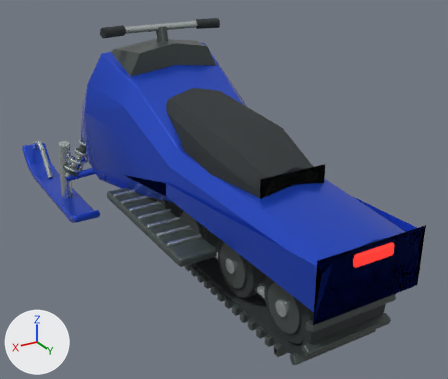
The Blender file source_blender/Snowmobile.blend as it was, and as the next commit left it.
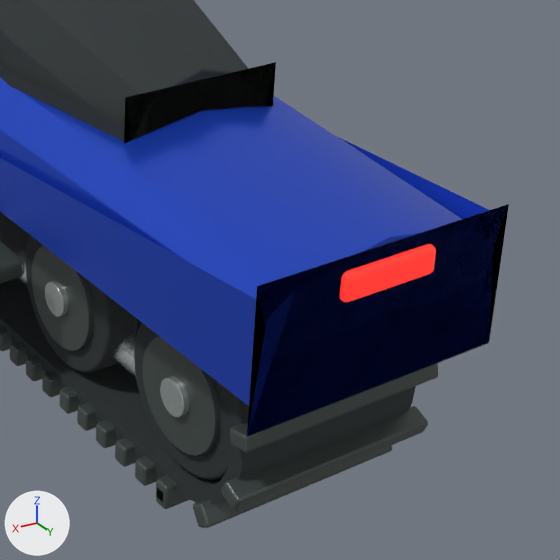
There are two pictures of each version: one whole from a camera (50 mm lens) standing at (1.547, 2.911, 1.724) and looking at (-0.099, 0.167, 0.352), one close up on the part from 46% to 100% of the width and 36% to 100% of the height. The lights are fixed; the arrows at lower left show +X, +Y and +Z. The older version's two pictures come first.

The first close-up shows 'Axle cap.007', 'Bogie tyre.006', 'Bogie tyre.007', 'Endless rubber track', 'Return cleat.001', 'Return cleat.002', 'Return cleat.003', 'Saddle', 'Tail lamp', 'Tunnel and fairing', 'Wheel face.006', 'Wheel face.007' and 15 more.
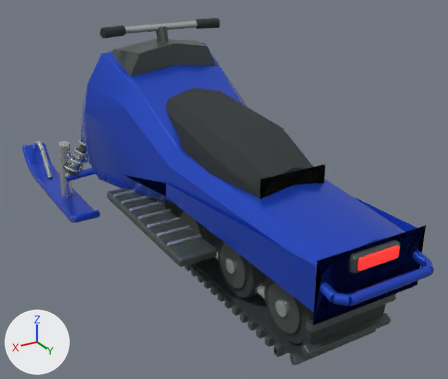
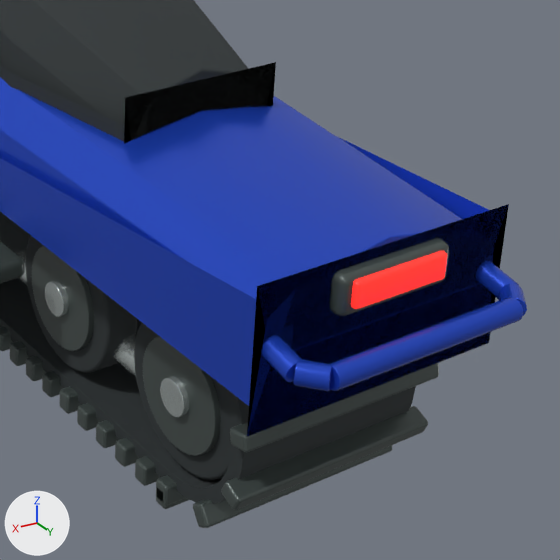
Commit message: Connect snowmobile tail lens to brake input and detail rear bumper

Boxes [x1, y1, x2, y2] around the edits, measured in the close-ups (560 x 560 px):
'Rear grab rail', added (blue)
    after: [329, 297, 523, 391]
'Tail lamp', reshaped, moved
    before: [340, 244, 436, 302]
    after: [351, 251, 447, 309]
'Tail light housing', added
    after: [329, 238, 449, 316]
'Rear grab rail mount.001', added (blue)
    after: [261, 335, 302, 382]
'Rear grab rail corner.001', added (blue)
    after: [294, 359, 332, 391]
'Rear grab rail mount', added (blue)
    after: [476, 261, 519, 299]
'Rear grab rail corner', added (blue)
    after: [498, 283, 527, 316]

Diff of the bpy script that builds the scene:
```diff
--- a/source_blender/Snowmobile.blend.py
+++ b/source_blender/Snowmobile.blend.py
@@ me_kub_074 @@
 # used by ob_tail_lamp; parent = ob_trail_sled; location = (0.0, 1.43, 0.57)
-me_kub_074.from_pydata(...)  # 96 vertices, 98 faces; spans x -0.1..0.1, y -0.015..0.015, z -0.027..0.027
+me_kub_074.from_pydata(...)  # 96 vertices, 98 faces; spans x -0.1..0.1, y -0.009..0.009, z -0.026..0.026
+# me_kub_074 part 1: 96 of 96 vertices moved; they spanned x -0.1..0.1, y -0.015..0.015, z -0.027..0.027 and now span x -0.1..0.1, y -0.009..0.009, z -0.026..0.026; mean shift (0.0, 0.0, 0.0)
 me_kub_074.materials.append(mat_emergency_red_lens)
@@ me_cylinder_058 @@
+me_cylinder_058.from_pydata(...)  # 96 vertices, 82 faces; spans x -0.021..0.021, y -0.021..0.021, z -0.2..0.2
+me_cylinder_058.materials.append(mat_cobalt_enamel)  # blue #244dce
@@ me_cylinder_057 @@
+me_cylinder_057.from_pydata(...)  # 96 vertices, 82 faces; spans x -0.021..0.021, y -0.021..0.021, z -0.0266..0.0266
+me_cylinder_057.materials.append(mat_cobalt_enamel)  # blue #244dce
@@ me_cylinder_056 @@
+me_cylinder_056.from_pydata(...)  # 96 vertices, 82 faces; spans x -0.021..0.021, y -0.021..0.021, z -0.123..0.123
+me_cylinder_056.materials.append(mat_cobalt_enamel)  # blue #244dce
@@ me_cylinder_055 @@
+me_cylinder_055.from_pydata(...)  # 96 vertices, 82 faces; spans x -0.021..0.021, y -0.021..0.021, z -0.0266..0.0266
+me_cylinder_055.materials.append(mat_cobalt_enamel)  # blue #244dce
@@ me_kub_074_1 @@
+me_kub_074_1.from_pydata(...)  # 96 vertices, 98 faces; spans x -0.12..0.12, y -0.022..0.022, z -0.038..0.038
+me_kub_074_1.materials.append(mat_graphite_trim)  # dark grey #4d5755
@@ ob_tail_lamp @@
 ob_tail_lamp.parent = ob_trail_sled
-ob_tail_lamp.location = (0.0, 1.43, 0.57)
+ob_tail_lamp.location = (0.0, 1.459, 0.57)
@@ ob_rear_grab_rail @@
+ob_rear_grab_rail = bpy.data.objects.new('Rear grab rail', me_cylinder_058)
+ob_rear_grab_rail.parent = ob_trail_sled
+ob_rear_grab_rail.location = (0.0, 1.53, 0.49)
+ob_rear_grab_rail.rotation_euler = (1.571, 0.0, 1.571)  # degrees (90, 0, 90)
@@ ob_rear_grab_rail_corner_001 @@
+ob_rear_grab_rail_corner_001 = bpy.data.objects.new('Rear grab rail corner.001', me_cylinder_057)
+ob_rear_grab_rail_corner_001.parent = ob_trail_sled
+ob_rear_grab_rail_corner_001.location = (0.217, 1.51, 0.49)
+ob_rear_grab_rail_corner_001.rotation_euler = (1.571, 0.0, -2.423)  # degrees (90, 0, -139)
@@ ob_rear_grab_rail_mount_001 @@
+ob_rear_grab_rail_mount_001 = bpy.data.objects.new('Rear grab rail mount.001', me_cylinder_056)
+ob_rear_grab_rail_mount_001.parent = ob_trail_sled
+ob_rear_grab_rail_mount_001.location = (0.235, 1.37, 0.515)
+ob_rear_grab_rail_mount_001.rotation_euler = (-1.365, -3.142, 0.0)  # degrees (-78, -180, 0)
@@ ob_rear_grab_rail_corner @@
+ob_rear_grab_rail_corner = bpy.data.objects.new('Rear grab rail corner', me_cylinder_055)
+ob_rear_grab_rail_corner.parent = ob_trail_sled
+ob_rear_grab_rail_corner.location = (-0.217, 1.51, 0.49)
+ob_rear_grab_rail_corner.rotation_euler = (1.571, 0.0, 2.423)  # degrees (90, 0, 139)
@@ ob_rear_grab_rail_mount @@
+ob_rear_grab_rail_mount = bpy.data.objects.new('Rear grab rail mount', me_cylinder_056.copy())
+ob_rear_grab_rail_mount.parent = ob_trail_sled
+ob_rear_grab_rail_mount.location = (-0.235, 1.37, 0.515)
+ob_rear_grab_rail_mount.rotation_euler = (-1.365, -3.142, 0.0)  # degrees (-78, -180, 0)
@@ ob_tail_light_housing @@
+ob_tail_light_housing = bpy.data.objects.new('Tail light housing', me_kub_074_1)
+ob_tail_light_housing.parent = ob_trail_sled
+ob_tail_light_housing.location = (0.0, 1.434, 0.565)
```
